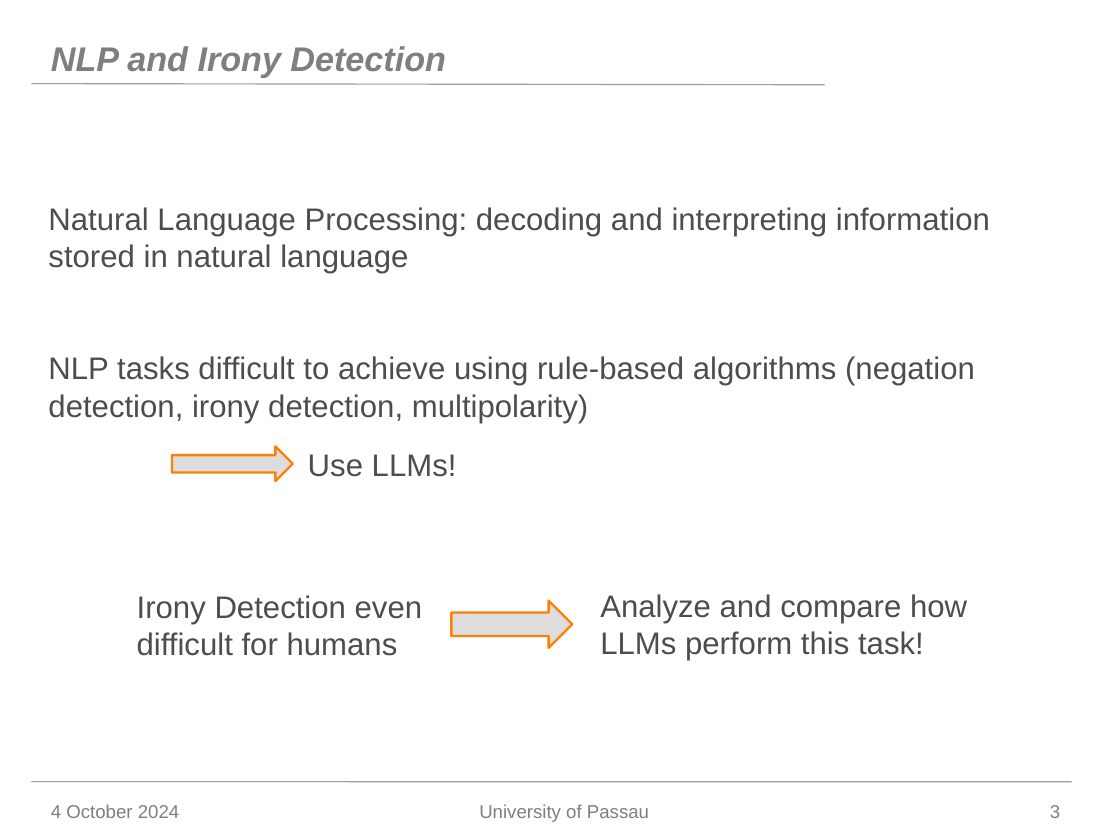
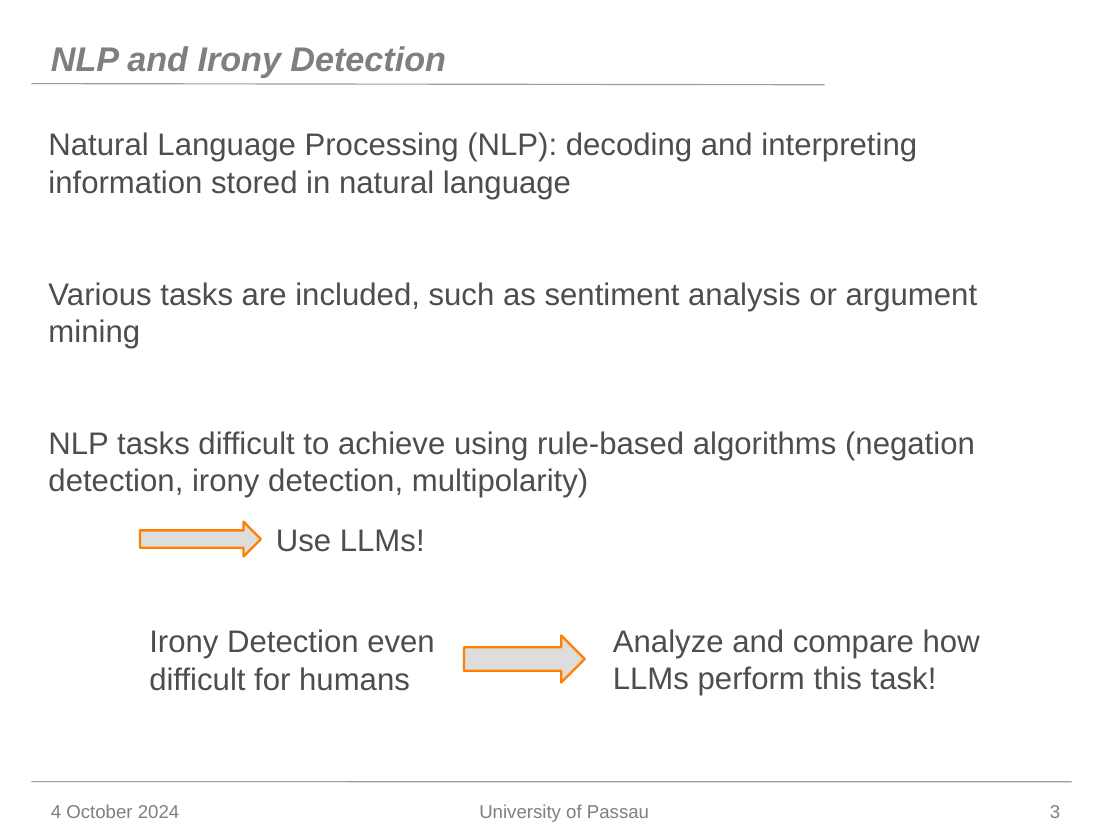
Before and after one commit to Jonas-Barth/bachelor, a slide deck: slide 3 of Writing/Präsentation.pptx. Drawn at 1120x840 pixels with LibreOffice and Linux fonts; fonts in the diff are those of the drawing; background and template pictures are left out. Boxes give left, top, right and bottom in pixels: in the first picture for what was removed or moved away, otherwise in the second. Text is boxed around its words. In the diff, an @@ line names an element or a change of style, - is before the commit and + after.

```diff
--- a/Writing/Präsentation.pptx
+++ b/Writing/Präsentation.pptx
@@ text at bbox=[48, 132, 978, 348]: text changed @@
-Natural Language Processing: decoding and interpreting information stored in natural language
+Natural Language Processing (NLP): decoding and interpreting information stored in natural language
+Various tasks are included, such as sentiment analysis or argument mining
@@ left arrow: place and size @@
-left arrow at bbox=[172, 447, 293, 482]
+left arrow at bbox=[140, 522, 261, 557]
@@ text "Use LLMs!": place and size @@
-text "Use LLMs!" at bbox=[308, 454, 457, 477]
+text "Use LLMs!" at bbox=[276, 529, 425, 552]
@@ 2 texts, 1 left arrow: place and size @@
-2 texts, 1 left arrow at bbox=[137, 594, 967, 661]
+2 texts, 1 left arrow at bbox=[149, 629, 980, 696]
```
Also in this commit, not shown: 1 other slide changed, 1 other file.
